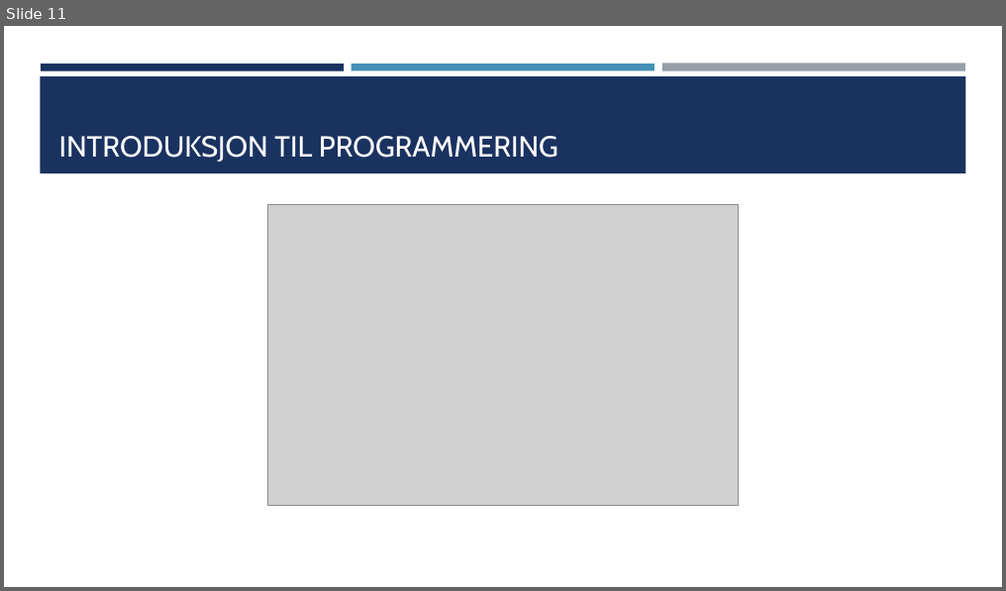
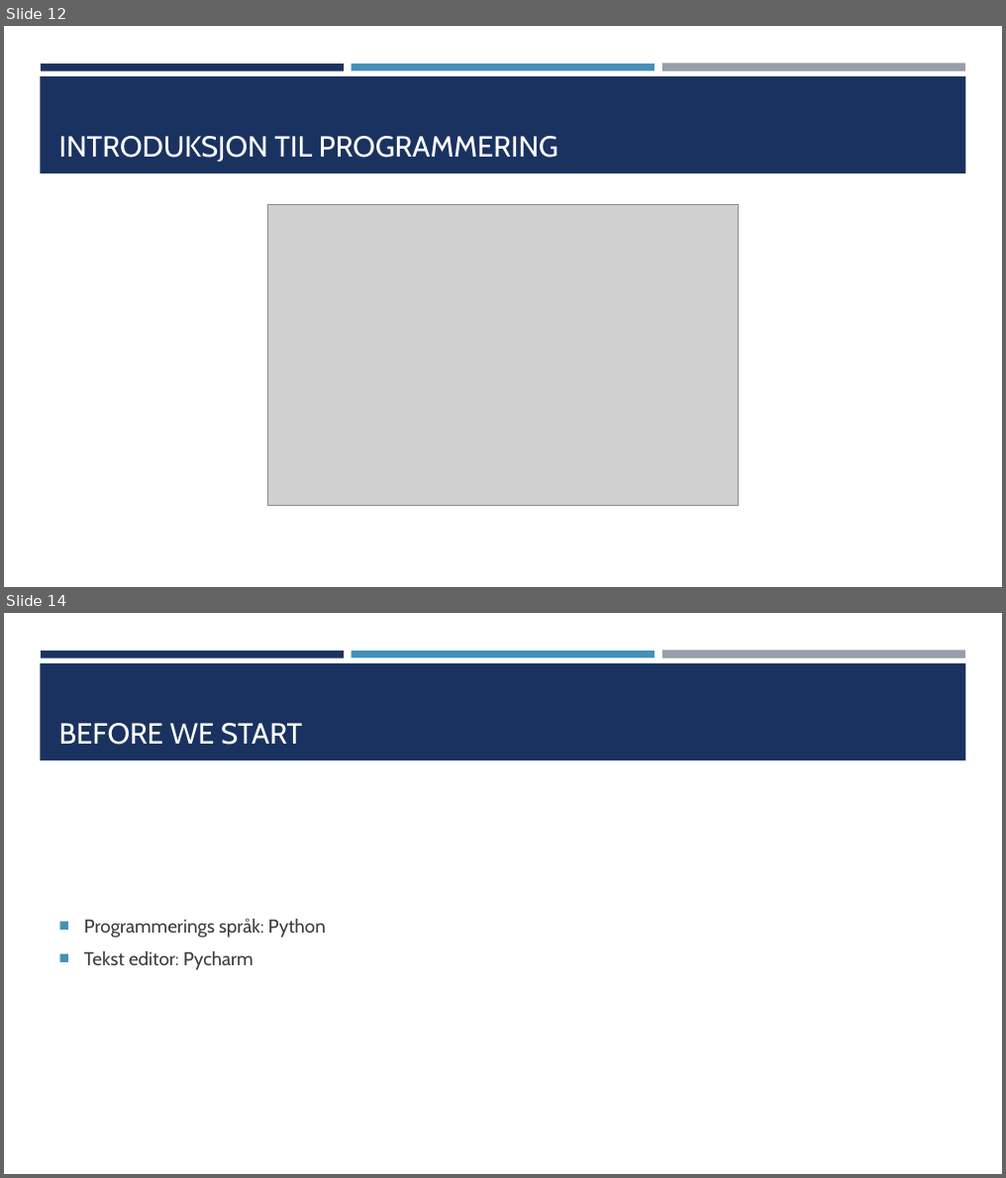
Before and after one commit to TheCodeAddiction/Learn-Python-Workshop, a slide deck: koding workshop powerpoint.pptx. Shown one above the other, each under a label of ours: slide 11 before the commit, slides 12 and 14 after it; the slides between them are not shown. The pictures are 1006x591 and 1006x1178 pixels, drawn with LibreOffice and Linux fonts; fonts in the diff are those of the drawing; grey boxes stand for pictures. Boxes give left, top, right and bottom in pixels: in the first picture for what was removed or moved away, otherwise in the second. Text is boxed around its words. In the diff, an @@ line names an element or a change of style, - is before the commit and + after.

```diff
--- a/koding workshop powerpoint.pptx
+++ b/koding workshop powerpoint.pptx
@@ slide 14 added at (4,613,1002,1174), background #FFFFFF; not listed: 4 template elements that a slide beside it also shows @@
@@ title added at (59,723,302,745), 28 pt, text #FFFFFF @@
+BEFORE WE START
@@ text added at (84,918,326,970), 18 pt, text #3D3D3D @@
+■ Programmerings språk: Python
+■ Tekst editor: Pycharm
@@ what was slide 11 is now slide 12 @@
```
Also in this commit, not shown: 2 slides changed, 5 other slides added, 2 other files.
